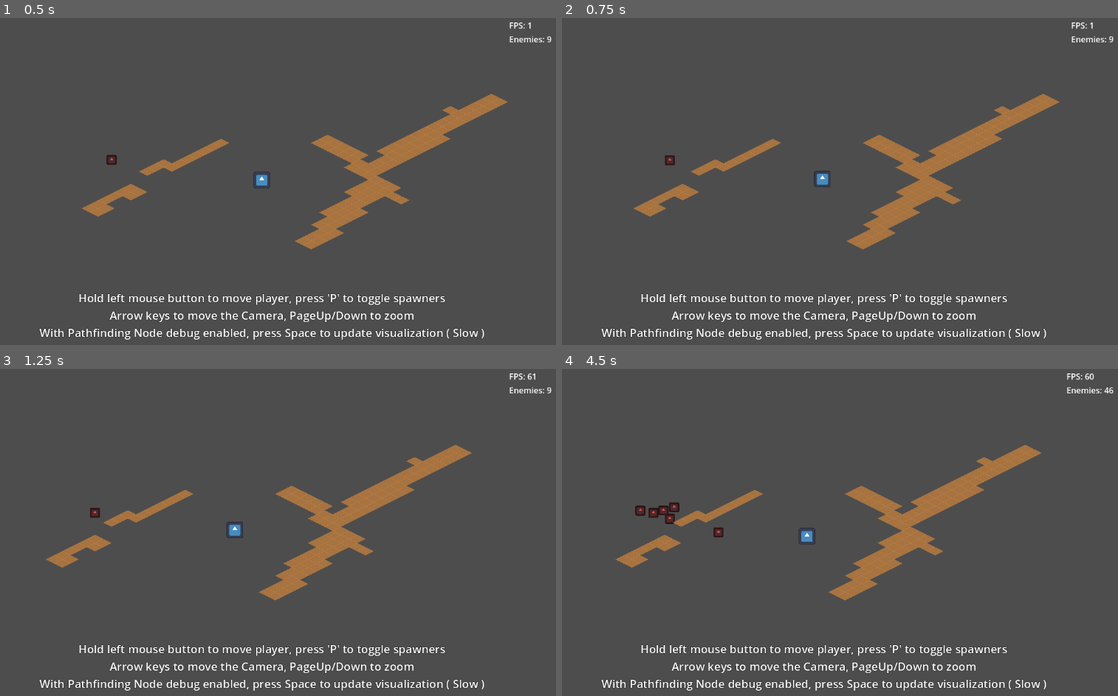
Above: before the commit, frames 1-4 (two rows, left to right).
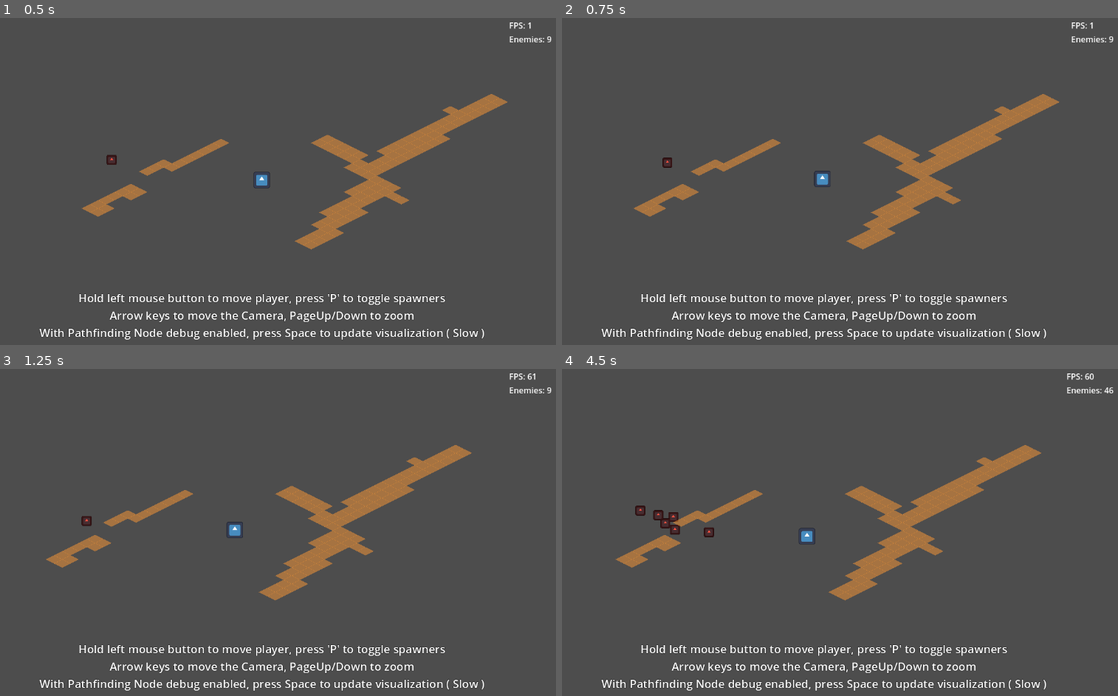
Above: after the commit, the same moments.

Repository: Griiimon/Manymies
Game: Godot game, scene res://main_large_level.tscn
The game is run twice, just before and just after one commit, with the same random seed, the same clock (stepped at 60 frames per second) and the same inputs. The engine's default icon, where the game draws it, is replaced by a stand-in: a white triangle on a blue panel in a dark square.
Inputs (mouse positions are in pixels of both pictures, inside the frame that each line leads up to):
- Up to frame 1 (0.5 s): no input
- Up to frame 2 (0.75 s): tap P (pause_spawner) at 0.5 s; move the mouse to (951, 161) at 0.52 s; hold Right (ui_right) from 0.53 s (still down); click (951, 161) at 0.67 s
- Up to frame 3 (1.25 s): keep holding Right (ui_right); tap Space (ui_select) at 0.77 s
- Up to frame 4 (4.5 s): tap P (pause_spawner) every 0.75 s from 1.25 to 4.25 s; move the mouse to (706, 548) at 1.27 s; release Right (ui_right) at 1.28 s; hold Down (ui_down) 1.28-2.03 s; tap Space (ui_select) at 1.52, 3.02, 3.77 s; move the mouse to (884, 457) at 2.02 s; hold Right (ui_right) 2.03-2.78 s; move the mouse to (795, 597) at 2.77 s; hold Up (ui_up) 2.78-3.53 s; click (795, 597) at 2.92 s; move the mouse to (1001, 581) at 3.52 s; hold Left (ui_left) from 3.53 s (still down); move the mouse to (645, 480) at 4.27 s

Frame 1 is identical in both runs. In frame 2, less than 0.1% of the frame differs, in the area x 18-21%, y 41-46%; in frame 3, 0.1%; in frame 4, 0.4%, in the area x 15-30%, y 40-52%.

Commit message:
fix diagonal

Diff:
--- a/solutions/flowfield.gd
+++ b/solutions/flowfield.gd
@@ -41,7 +41,7 @@
 
 			if rect.has_point(point):
 				if tile_map.get_cell_source_id(point) == -1:
-					var diagonal: bool= not (neighbor in [ TileSet.CELL_NEIGHBOR_RIGHT_CORNER, TileSet.CELL_NEIGHBOR_BOTTOM_CORNER, TileSet.CELL_NEIGHBOR_LEFT_CORNER, TileSet.CELL_NEIGHBOR_TOP_CORNER ])
+					var diagonal: bool= neighbor in [ TileSet.CELL_NEIGHBOR_RIGHT_CORNER, TileSet.CELL_NEIGHBOR_BOTTOM_CORNER, TileSet.CELL_NEIGHBOR_LEFT_CORNER, TileSet.CELL_NEIGHBOR_TOP_CORNER ]
 					if not field.has(point):
 						active_points.append(point)
 						# the new point has a value of the current point + 1
